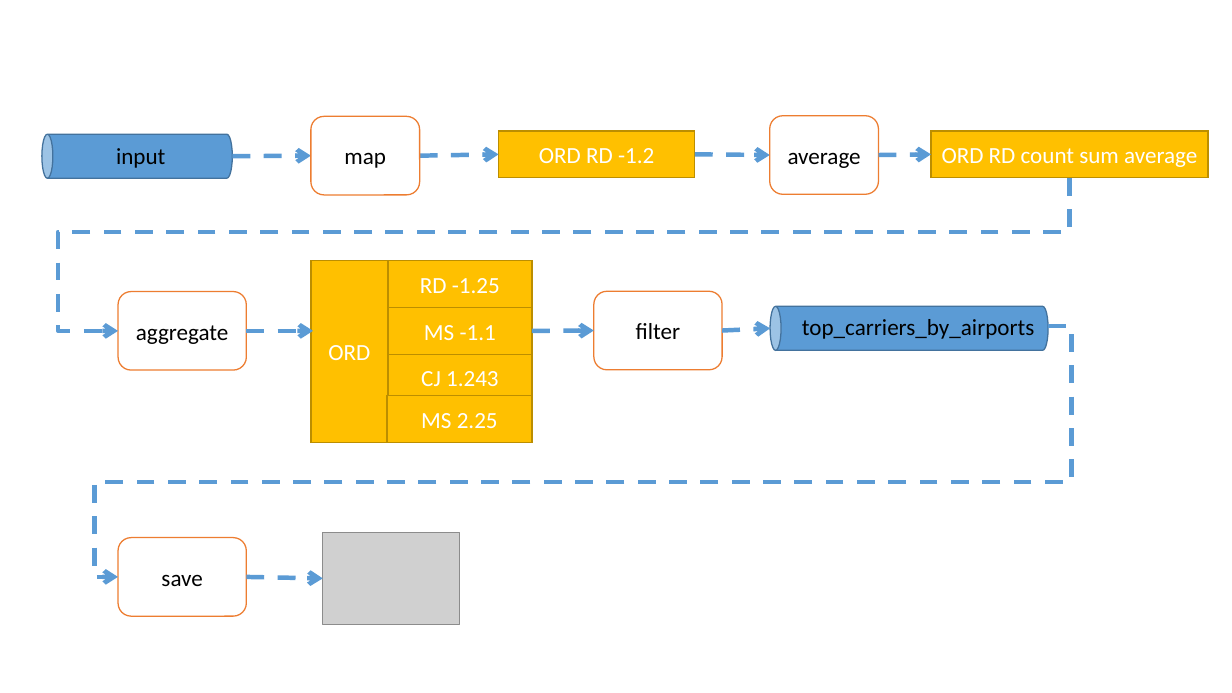
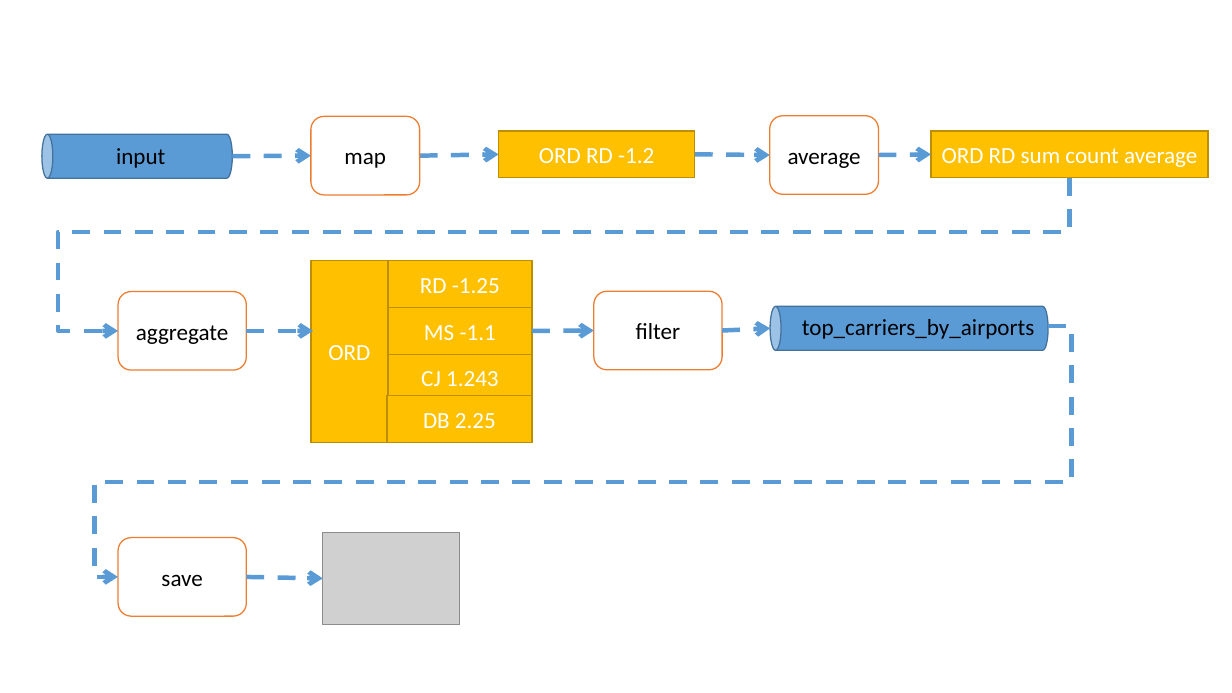
Before and after one commit to gitaroktato/cloud-capstone, a slide deck: slide 5 of documentation/streaming-system-overview.pptx. Drawn at 1232x693 pixels with LibreOffice and Linux fonts; fonts in the diff are those of the drawing; grey boxes stand for pictures. Boxes give left, top, right and bottom in pixels: in the first picture for what was removed or moved away, otherwise in the second. Text is boxed around its words. In the diff, an @@ line names an element or a change of style, - is before the commit and + after.

```diff
--- a/documentation/streaming-system-overview.pptx
+++ b/documentation/streaming-system-overview.pptx
@@ text in rectangle at box(942, 148, 1197, 167): text changed @@
-ORD RD count sum average
+ORD RD sum count average
@@ text in rectangle at box(423, 413, 496, 428): text changed @@
-MS 2.25
+DB 2.25
```
Also in this commit, not shown: 1 other slide changed, 2 slides added, 6 other files.
